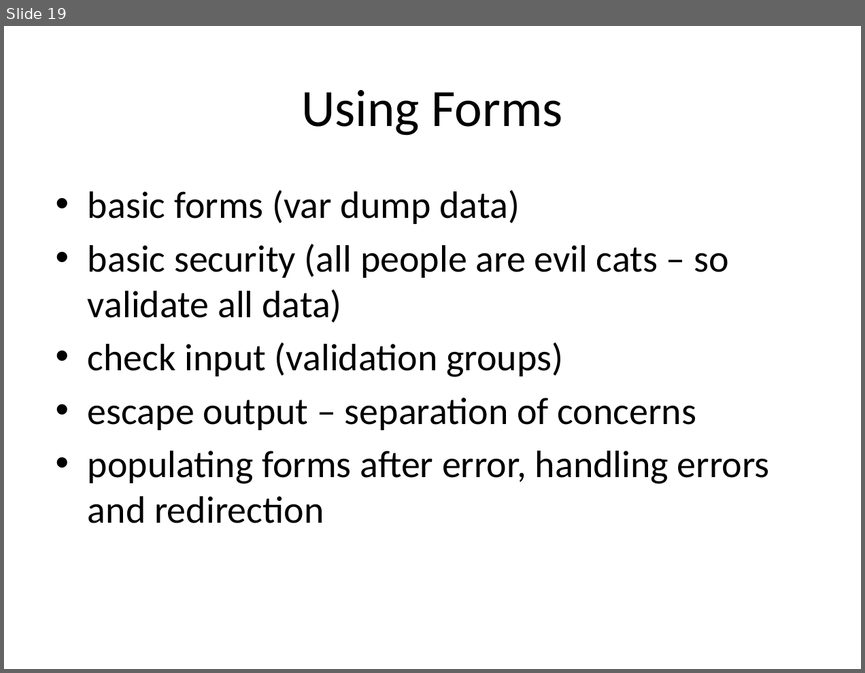
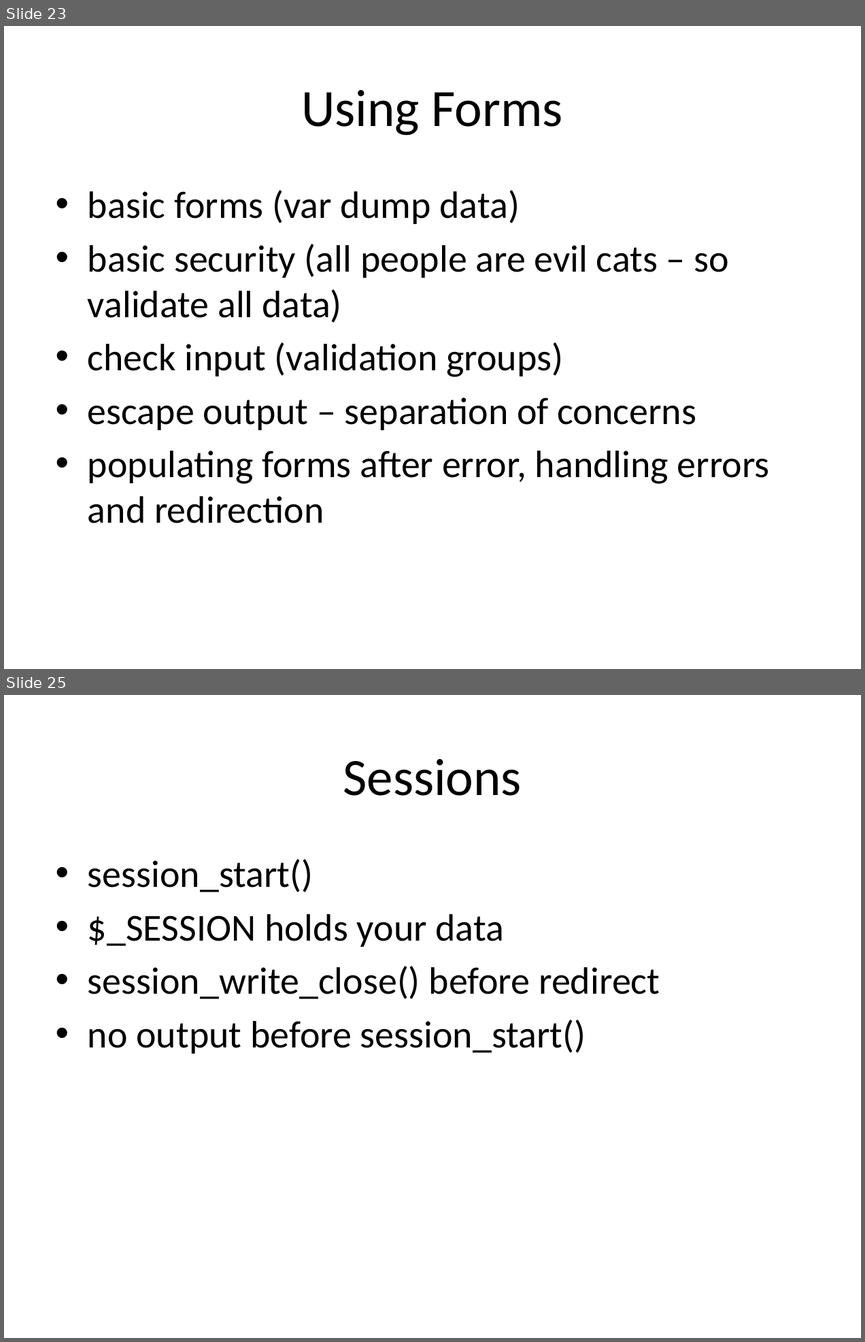
Before and after one commit to PHPEmbark/curriculum, a slide deck: course/2 - The Internet/The Internet.pptx. Shown one above the other, each under a label of ours: slide 19 before the commit, slides 23 and 25 after it; the slides between them are not shown. The pictures are 865x673 and 865x1342 pixels, drawn with LibreOffice and Linux fonts; fonts in the diff are those of the drawing. Boxes give left, top, right and bottom in pixels: in the first picture for what was removed or moved away, otherwise in the second. Text is boxed around its words. In the diff, an @@ line names an element or a change of style, - is before the commit and + after.

```diff
--- a/course/2 - The Internet/The Internet.pptx
+++ b/course/2 - The Internet/The Internet.pptx
@@ slide 25 added at (x1=4, y1=695, x2=861, y2=1338), background #FFFFFF @@
@@ title added at (x1=343, y1=759, x2=521, y2=796), 44 pt, text #000000 @@
+Sessions
@@ text added at (x1=88, y1=859, x2=660, y2=1053), 32 pt, text #000000 @@
+• session_start()
+• $_SESSION holds your data
+• session_write_close() before redirect
+• no output before session_start()
@@ what was slide 19 is now slide 23 @@
```
Also in this commit, not shown: 5 other slides added.
